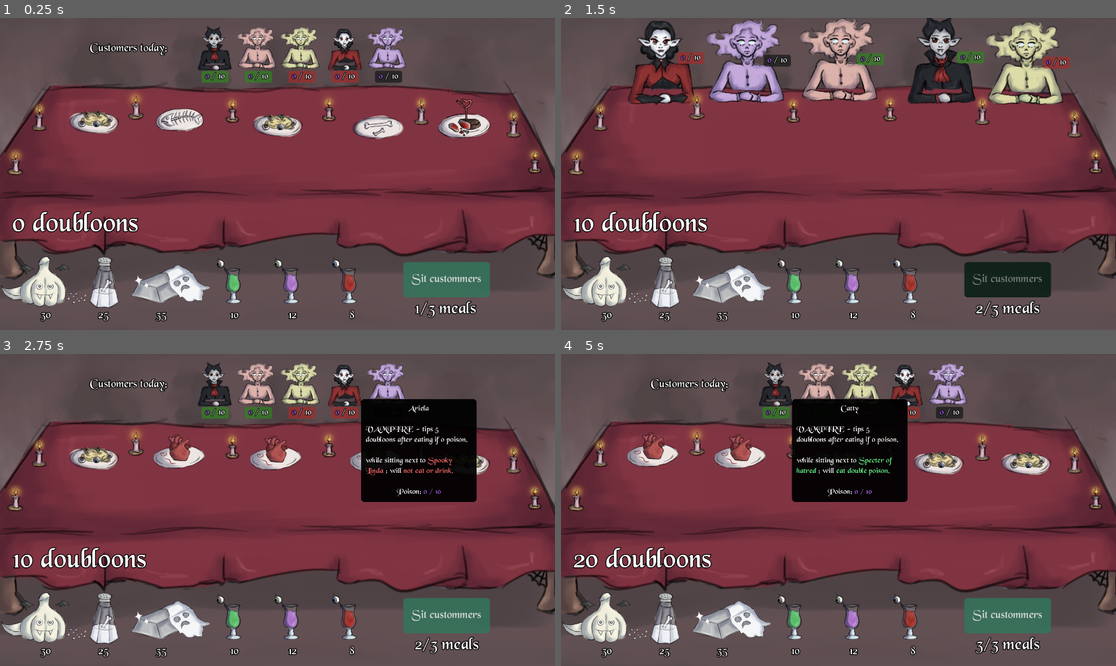
Above: before the commit, frames 1-4 (two rows, left to right).
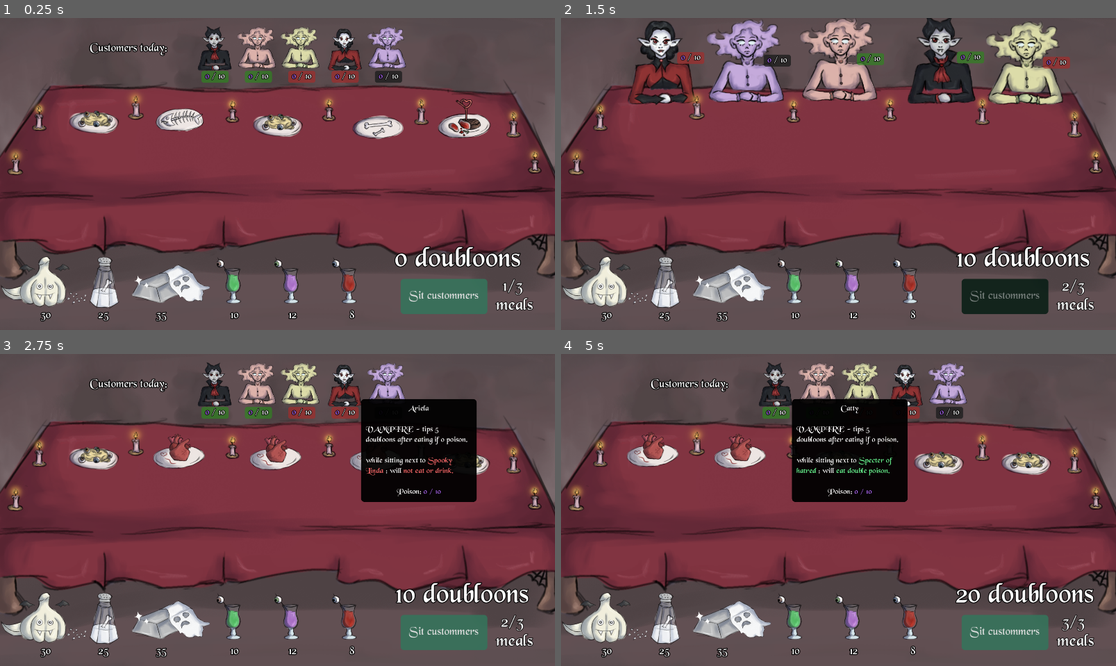
Above: after the commit, the same moments.

Repository: Henrique-Baumegger/godot-fims_food
Game: Godot game, scene res://scripts_and_scenes/main/main.tscn
Same seed, same stepped clock (60 frames per second), same inputs: the game is played once before the commit and once after it.
Inputs (mouse positions are in pixels of both pictures, inside the frame that each line leads up to):
- Up to frame 1 (0.25 s): no input
- Up to frame 2 (1.5 s): click "Sit custommers" at 0.5 s; click "Finish meal" at 1.25 s
- Up to frame 3 (2.75 s): move the mouse to (344, 382) at 2.02 s; click (344, 382) at 2.1 s
- Up to frame 4 (5 s): click "Sit custommers" at 2.75 s; click "Finish meal" at 3.5 s; move the mouse to (771, 382) at 4.27 s; right-click (771, 382) at 4.35 s

The runs differ from the first frame. In frame 1, 3.5% of the frame differs, in the area x 2-97%, y 61-97%; in frame 2, 3.5%; in frame 3, 3.6%; in frame 4, 3.6%.

Commit message:
Checkbar
Checkbar scene done

Diff:
--- /dev/null
+++ b/scripts_and_scenes/UI/check_bar.gd
@@ -0,0 +1,109 @@
+extends Control
+
+
+const fade_in_out_time : float = 0.2
+
+var bar_width: float
+
+@onready var background: ColorRect = $Background
+@onready var purple_bar: ColorRect = $PurpleBar
+@onready var red_zone: ColorRect   = $RedZone
+@onready var needle: ColorRect     = $Needle
+
+
+func run_check(poison: float, max_poison: float, percentage_of_poison_to_kill: float) -> bool:
+	var poison_ratio: float = poison / max_poison
+	var damage_chance: float  = poison_ratio * percentage_of_poison_to_kill
+	purple_bar.size.x = bar_width * poison_ratio
+	red_zone.size.x   = bar_width * damage_chance
+
+	var hit: bool = randf() < damage_chance
+	var target_x: float
+
+	if hit:
+		var safe_max: float = maxf(red_zone.size.x - needle.size.x, 0.0)
+		var point_on_red : float = randf_range(0.0, safe_max)
+		target_x = point_on_red
+	else:
+		var safe_start: float = red_zone.size.x
+		var safe_end: float   = bar_width - needle.size.x
+		var point_outside_red : float = randf_range(safe_start, safe_end)
+		target_x = point_outside_red
+
+	await _appear_and_disappear(true)
+	await _animate_oscillation(target_x)
+	await _appear_and_disappear(false)
+	return hit
+
+
+func _ready() -> void:
+	visible = false
+	bar_width = background.size.x
+	run_check(6, 10, 1.0/2.0)
+
+
+func _appear_and_disappear(appear:bool) -> void:
+	if appear:
+		modulate.a = 0.0
+		visible = true
+		var tween := create_tween()
+		tween.tween_property(self, "modulate:a", 1.0, fade_in_out_time)
+		await tween.finished
+	else:
+		var tween := create_tween()
+		tween.tween_property(self, "modulate:a", 0.0, fade_in_out_time)
+		await tween.finished
+		visible = false
+
+
+func _animate_oscillation(target_x: float) -> void:
+
+	needle.position.x = needle.size.x
+	var start_x : float = needle.position.x
+
+	# list of waypoints the needle will pass through
+	var waypoints: Array[float] = _build_waypoints(start_x, target_x)
+
+	var tween: Tween = create_tween()
+	# Tweens execute their segments SEQUENTIALLY by default.
+	# Each tween_property() call adds one segment to the queue.
+
+	var num_waypoints: int = waypoints.size()
+	for i in range(num_waypoints):
+		var current_waypoint: float = waypoints[i]
+		# Duration increases with each swing — the needle "slows down" as
+		# it runs out of energy. Early swings are fast, final landing is slow.
+		var duration: float = 0.25 + i * 0.12
+		var is_final: bool = (i == num_waypoints - 1)
+		# tween_property returns a PropertyTweener, which has its own
+		# set_ease / set_trans methods. This lets each segment have independent easing.
+		if is_final:
+			tween.tween_property(needle, "position:x", current_waypoint, duration).set_ease(Tween.EASE_OUT).set_trans(Tween.TRANS_BOUNCE)
+		else:
+			tween.tween_property(needle, "position:x", current_waypoint, duration).set_ease(Tween.EASE_IN_OUT).set_trans(Tween.TRANS_SINE)
+
+	await tween.finished
+
+
+func _build_waypoints(start_x: float, target_x: float) -> Array[float]:
+	# Build oscillation waypoints converging on target_x.
+	var total_distance: float = absf(target_x - start_x)
+	# Overshoot amounts: each one is a fraction of the previous
+	var o1: float = total_distance * 0.55
+	var o2: float = o1 * 0.40
+	var o3: float = o2 * 0.30
+
+	var direction: float = sign(start_x - target_x)  # +1 or -1
+	var min_x: float = 0.0
+	var max_x: float = bar_width - needle.size.x
+
+	return [
+		# Swing past target in the approach direction
+		clampf(target_x + direction * o1, min_x, max_x),
+		# Rebound back, less distance
+		clampf(target_x - direction * o2, min_x, max_x),
+		# Tiny wobble forward
+		clampf(target_x + direction * o3, min_x, max_x),
+		# Final landing — exact target
+		clampf(target_x, min_x, max_x),
+	]
--- /dev/null
+++ b/scripts_and_scenes/UI/check_bar.tscn
@@ -0,0 +1,60 @@
+[gd_scene format=3 uid="uid://damrmtcl4tuqm"]
+
+[ext_resource type="Script" uid="uid://dslqjvpca2o2b" path="res://scripts_and_scenes/UI/check_bar.gd" id="1_ywyfq"]
+
+[sub_resource type="StyleBoxFlat" id="StyleBoxFlat_ywyfq"]
+bg_color = Color(0, 0, 0, 0)
+border_width_left = 6
+border_width_top = 6
+border_width_right = 6
+border_width_bottom = 6
+border_color = Color(0, 0, 0, 1)
+expand_margin_left = 3.0
+expand_margin_top = 3.0
+expand_margin_right = 3.0
+expand_margin_bottom = 3.0
+
+[node name="CheckBar" type="Control" unique_id=1162446462]
+custom_minimum_size = Vector2(600, 50)
+layout_mode = 3
+anchors_preset = 0
+offset_right = 600.0
+offset_bottom = 50.0
+script = ExtResource("1_ywyfq")
+
+[node name="Border" type="Panel" parent="." unique_id=1992349578]
+layout_mode = 1
+anchors_preset = 15
+anchor_right = 1.0
+anchor_bottom = 1.0
+grow_horizontal = 2
+grow_vertical = 2
+theme_override_styles/panel = SubResource("StyleBoxFlat_ywyfq")
+
+[node name="Background" type="ColorRect" parent="." unique_id=1353718219]
+layout_mode = 1
+anchors_preset = 15
+anchor_right = 1.0
+anchor_bottom = 1.0
+grow_horizontal = 2
+grow_vertical = 2
+color = Color(0.101960786, 0.101960786, 0.18039216, 1)
+
+[node name="PurpleBar" type="ColorRect" parent="." unique_id=2135349514]
+layout_mode = 0
+offset_right = 330.0
+offset_bottom = 50.0
+color = Color(0.48235294, 0.1764706, 0.54509807, 1)
+
+[node name="RedZone" type="ColorRect" parent="." unique_id=57260027]
+layout_mode = 0
+offset_right = 150.0
+offset_bottom = 50.0
+color = Color(0.8, 0.16078432, 0.21176471, 1)
+
+[node name="Needle" type="ColorRect" parent="." unique_id=1583027390]
+z_index = 1
+layout_mode = 1
+offset_top = -10.0
+offset_right = 4.0
+offset_bottom = 60.0
--- a/scripts_and_scenes/main/main.gd
+++ b/scripts_and_scenes/main/main.gd
@@ -30,7 +30,7 @@
 	table.start_day()
 	table.start_round()
 	next_round_button.text = "Sit custommers"
-	round_label.text = str(current_round+1) + "/" + str(day_size)+ " meals"
+	round_label.text = str(current_round+1) + "/" + str(day_size)+ "\n meals"
 
 
 
@@ -78,7 +78,7 @@
 
 	next_round_button.text = "Sit custommers"
 	current_round = (current_round+1) % day_size
-	round_label.text = str(current_round+1) + "/" + str(day_size)+ " meals"
+	round_label.text = str(current_round+1) + "/" + str(day_size)+ "\n meals"
 
 	var table : Table = var_seat_table.get_table()
 
--- a/scripts_and_scenes/main/main.tscn
+++ b/scripts_and_scenes/main/main.tscn
@@ -63,39 +63,11 @@
 static_sprite_offset = Vector2(0, -40)
 current_texture = ExtResource("7_86746")
 
-[node name="NextRoundButton" type="Button" parent="." unique_id=1977712106]
-custom_minimum_size = Vector2(300, 0)
-offset_left = 1395.0
-offset_top = 845.0
-offset_right = 1631.0
-offset_bottom = 967.0
-theme = ExtResource("10_e3vim")
-theme_override_font_sizes/font_size = 40
-text = "P.C. text"
-
-[node name="MoneyLabel" type="Label" parent="." unique_id=1646024981]
-offset_left = 42.0
-offset_top = 655.0
-offset_right = 636.0
-offset_bottom = 807.0
-theme = ExtResource("10_e3vim")
-theme_override_font_sizes/font_size = 100
-text = "0 doubloons"
-
-[node name="RoundLabel" type="Label" parent="." unique_id=1015440697]
-offset_left = 1435.0
-offset_top = 972.0
-offset_right = 1707.0
-offset_bottom = 1193.0
-theme = ExtResource("10_e3vim")
-theme_override_font_sizes/font_size = 60
-text = "P.C. "
-
 [node name="YouDieLabel" type="Label" parent="." unique_id=1284491248]
 visible = false
-offset_left = 577.0
+offset_left = 646.0
 offset_top = 529.0
-offset_right = 1497.0
+offset_right = 1566.0
 offset_bottom = 851.0
 theme = ExtResource("10_e3vim")
 theme_override_font_sizes/font_size = 125
@@ -103,10 +75,10 @@
 
 [node name="EndOfDayLose" type="Label" parent="." unique_id=934299594]
 visible = false
-offset_left = 255.0
-offset_top = 447.0
-offset_right = 1730.0
-offset_bottom = 646.0
+offset_left = 428.0
+offset_top = 452.0
+offset_right = 1903.0
+offset_bottom = 651.0
 theme = ExtResource("10_e3vim")
 theme_override_font_sizes/font_size = 125
 text = "You did not kill all dudes"
@@ -116,4 +88,37 @@
 position = Vector2(960, 540)
 texture = ExtResource("10_86746")
 
+[node name="NextRoundButton" type="Button" parent="." unique_id=1977712106]
+custom_minimum_size = Vector2(300, 0)
+offset_left = 1386.0
+offset_top = 903.0
+offset_right = 1686.0
+offset_bottom = 1025.0
+theme = ExtResource("10_e3vim")
+theme_override_font_sizes/font_size = 40
+text = "P.C. text"
+
+[node name="RoundLabel" type="Label" parent="." unique_id=1015440697]
+offset_left = 1637.0
+offset_top = 894.0
+offset_right = 1909.0
+offset_bottom = 1128.0
+theme = ExtResource("10_e3vim")
+theme_override_constants/line_spacing = -10
+theme_override_constants/outline_size = 8
+theme_override_font_sizes/font_size = 60
+text = "1/3
+meals
+"
+horizontal_alignment = 1
+
+[node name="MoneyLabel" type="Label" parent="." unique_id=1646024981]
+offset_left = 1365.0
+offset_top = 776.0
+offset_right = 1959.0
+offset_bottom = 928.0
+theme = ExtResource("10_e3vim")
+theme_override_font_sizes/font_size = 100
+text = "0 doubloons"
+
 [connection signal="pressed" from="NextRoundButton" to="." method="_on_next_round_pressed"]
Not shown, added: scripts_and_scenes/UI/check_bar.gd.uid
